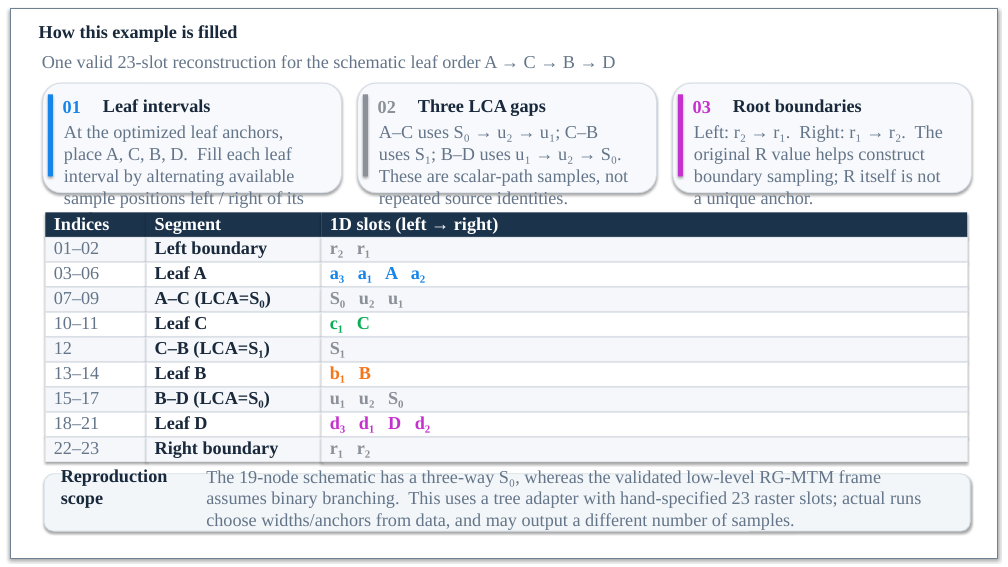
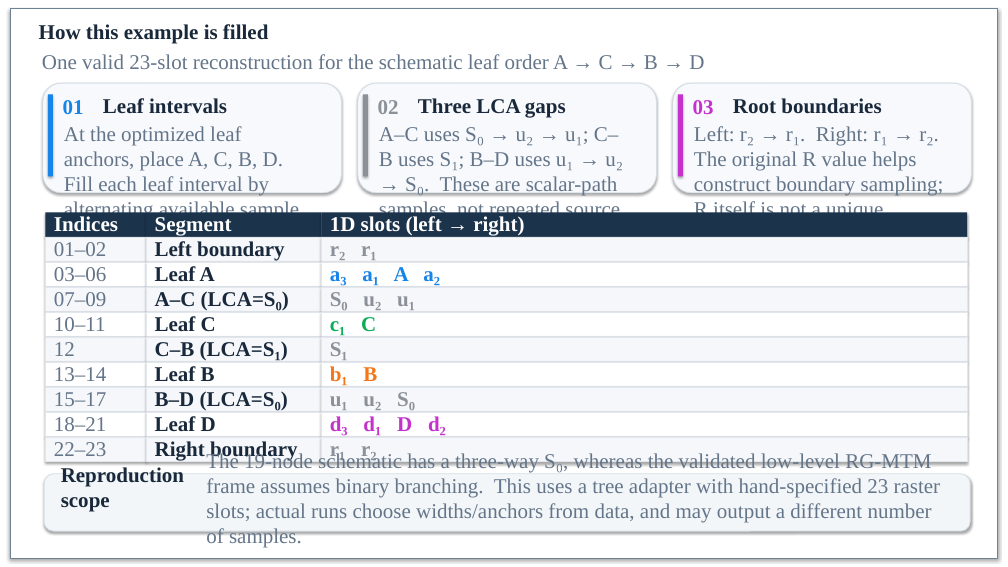
Before and after one commit to lelewang1109/RG-MTM, a slide deck: slide 2 of paper/pvis2027/current/figure_sources/node_mapping_updated.pptx. Drawn at 1008x567 pixels with LibreOffice and Linux fonts; fonts in the diff are those of the drawing. Boxes give left, top, right and bottom in pixels: in the first picture for what was removed or moved away, otherwise in the second. Text is boxed around its words. In the diff, an @@ line names an element or a change of style, - is before the commit and + after.

```diff
--- a/paper/pvis2027/current/figure_sources/node_mapping_updated.pptx
+++ b/paper/pvis2027/current/figure_sources/node_mapping_updated.pptx
@@ size 20.8 to 24 pt in 43 elements at (39, 24, 268, 44), (42, 54, 704, 69), (63, 100, 84, 114), (103, 98, 227, 114), (64, 126, 299, 272), (378, 100, 399, 114), (418, 98, 566, 118), (379, 127, 623, 237), (693, 100, 714, 114), (733, 98, 881, 114), (694, 126, 944, 246), (54, 216, 118, 232), (155, 217, 232, 236), (330, 216, 524, 236), (54, 242, 107, 256), (155, 241, 284, 260), (330, 246, 377, 260), (54, 267, 107, 281), (155, 266, 215, 281), (330, 267, 440, 285), (54, 292, 107, 306), (155, 291, 289, 310), (330, 292, 415, 310), (54, 317, 106, 331), (155, 316, 216, 332), (330, 317, 376, 335), (54, 342, 75, 356), (155, 341, 288, 360), (330, 342, 348, 360), (54, 367, 107, 381), (155, 366, 215, 381), (330, 366, 377, 385), (54, 392, 107, 406), (155, 391, 288, 410), (330, 392, 415, 410), (54, 417, 107, 431), (155, 416, 216, 431), (330, 416, 446, 435), (54, 442, 107, 456), (155, 441, 298, 460), (330, 446, 377, 460), (61, 467, 184, 512), (206, 452, 941, 548) @@
```
Also in this commit, not shown: 1 other slide changed, 17 other files.
